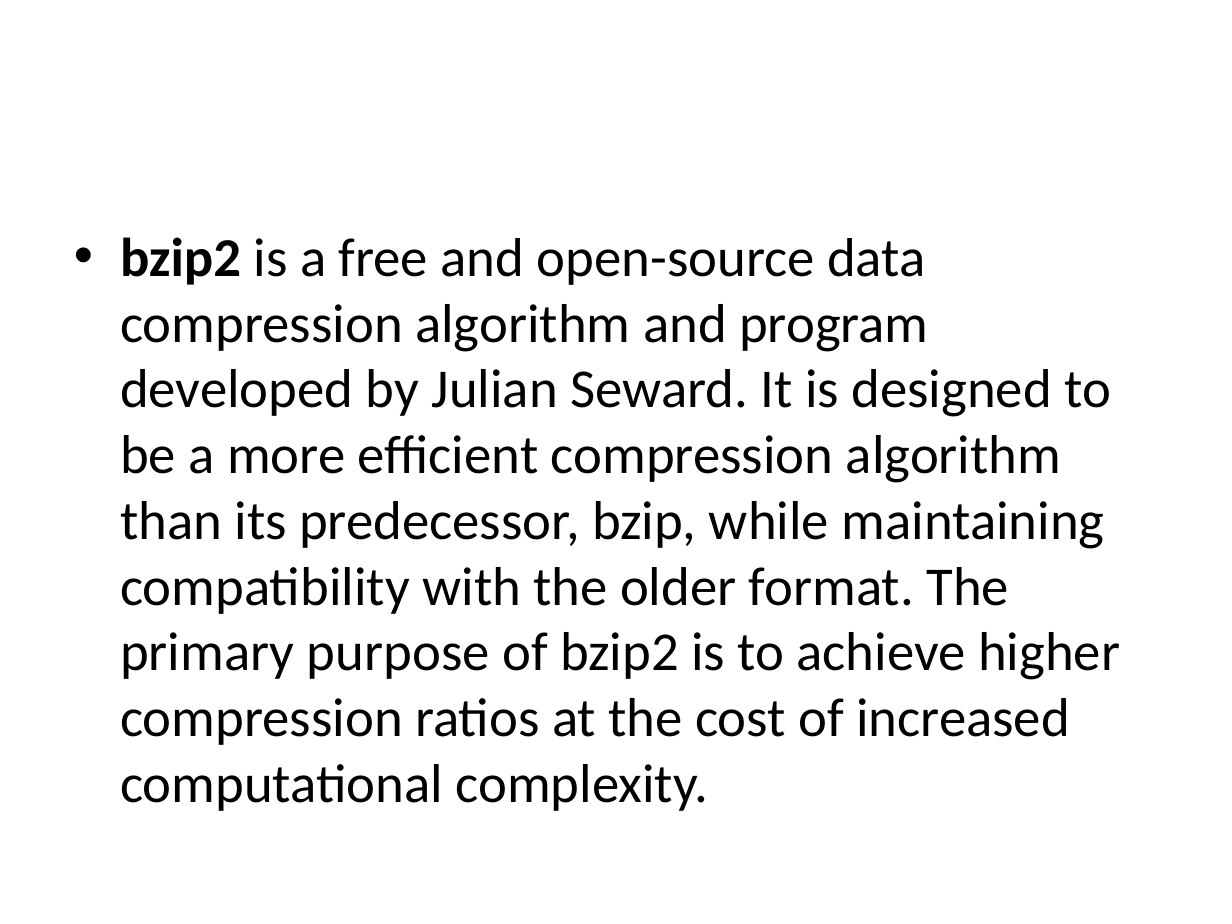
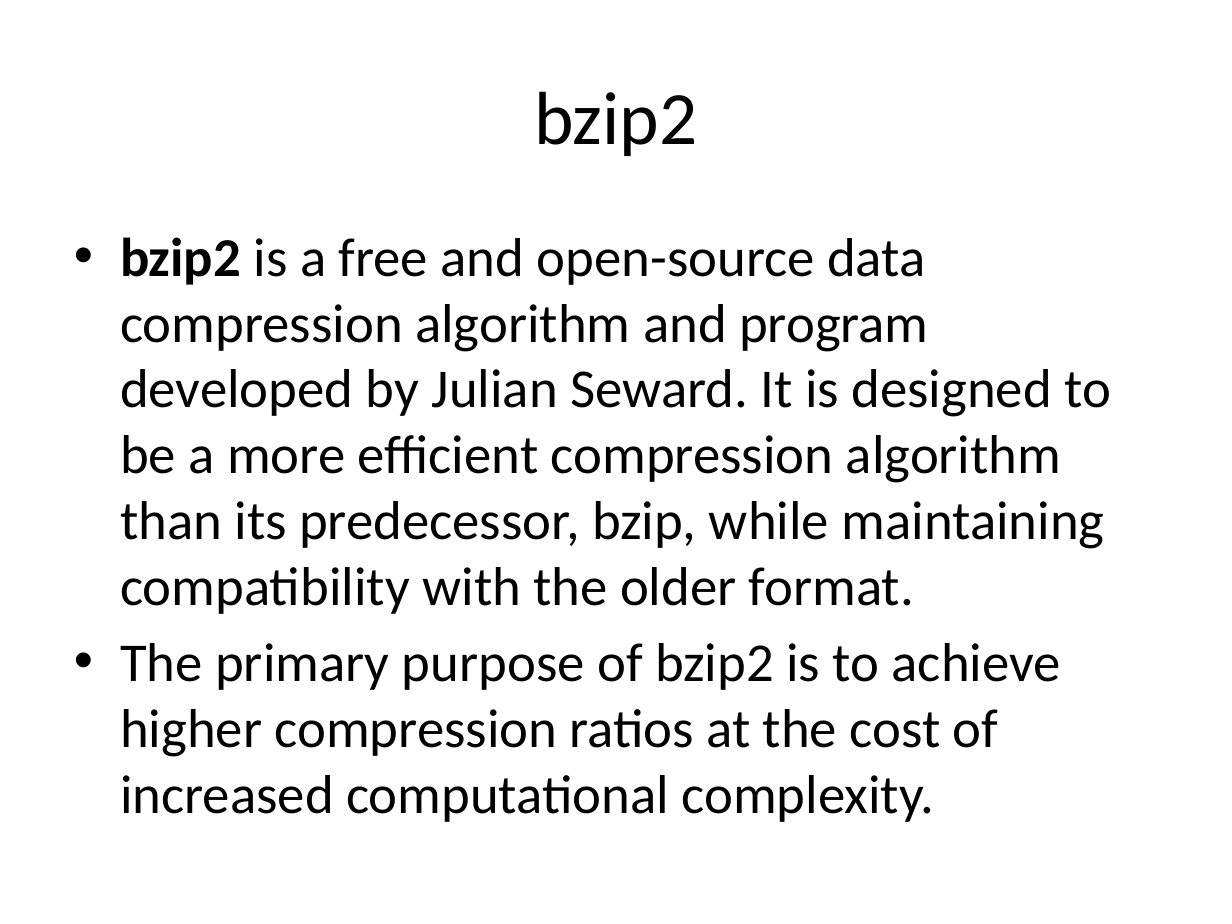
Before and after one commit to devipriyak/VI-sem-CSEA-BigDara-Analytics, a slide deck: slide 10 of Hadoop IO.pptx (slide 9 before the commit). Drawn at 1232x924 pixels with LibreOffice and Linux fonts; fonts in the diff are those of the drawing. Boxes give left, top, right and bottom in pixels: in the first picture for what was removed or moved away, otherwise in the second. Text is boxed around its words. In the diff, an @@ line names an element or a change of style, - is before the commit and + after.

```diff
--- a/Hadoop IO.pptx
+++ b/Hadoop IO.pptx
@@ title added at (x1=534, y1=91, x2=697, y2=156), 44 pt, text #000000 @@
+bzip2
@@ text at (x1=120, y1=237, x2=1111, y2=822): text changed @@
-• bzip2 is a free and open-source data compression algorithm and program developed by Julian Seward. It is designed to be a more efficient compression algorithm than its predecessor, bzip, while maintaining compatibility with the older format. The primary purpose of bzip2 is to achieve higher compression ratios at the cost of increased computational complexity.
+• bzip2 is a free and open-source data compression algorithm and program developed by Julian Seward. It is designed to be a more efficient compression algorithm than its predecessor, bzip, while maintaining compatibility with the older format.
+• The primary purpose of bzip2 is to achieve higher compression ratios at the cost of increased computational complexity.
```
Also in this commit, not shown: 3 other slides changed, 3 slides added.
